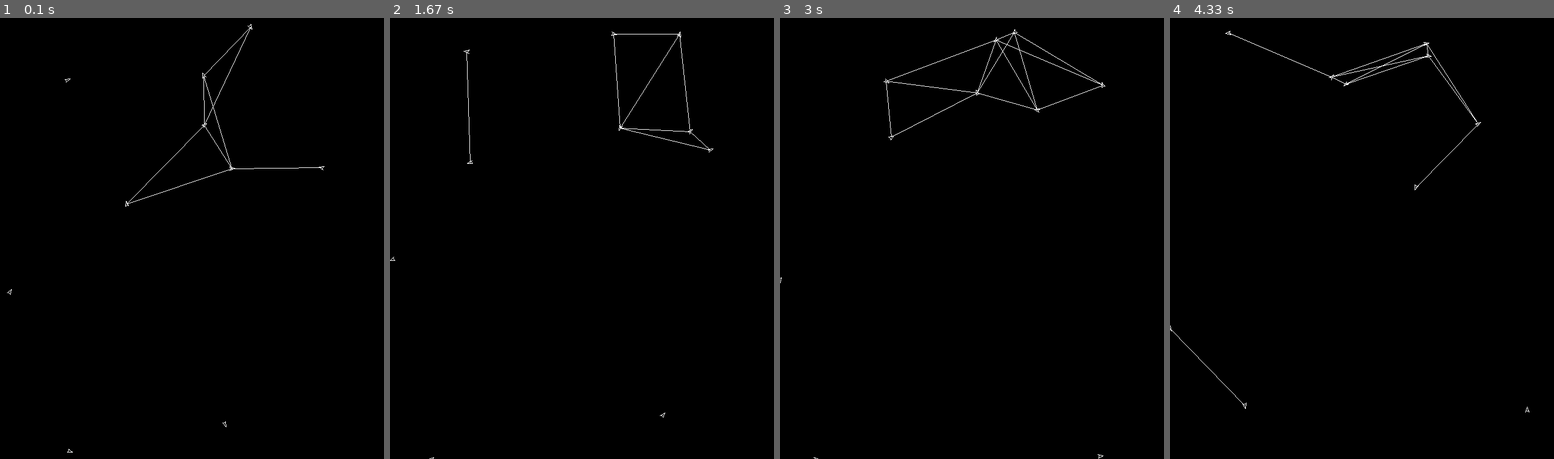
Above: before the commit, frames 1-4 (left to right).
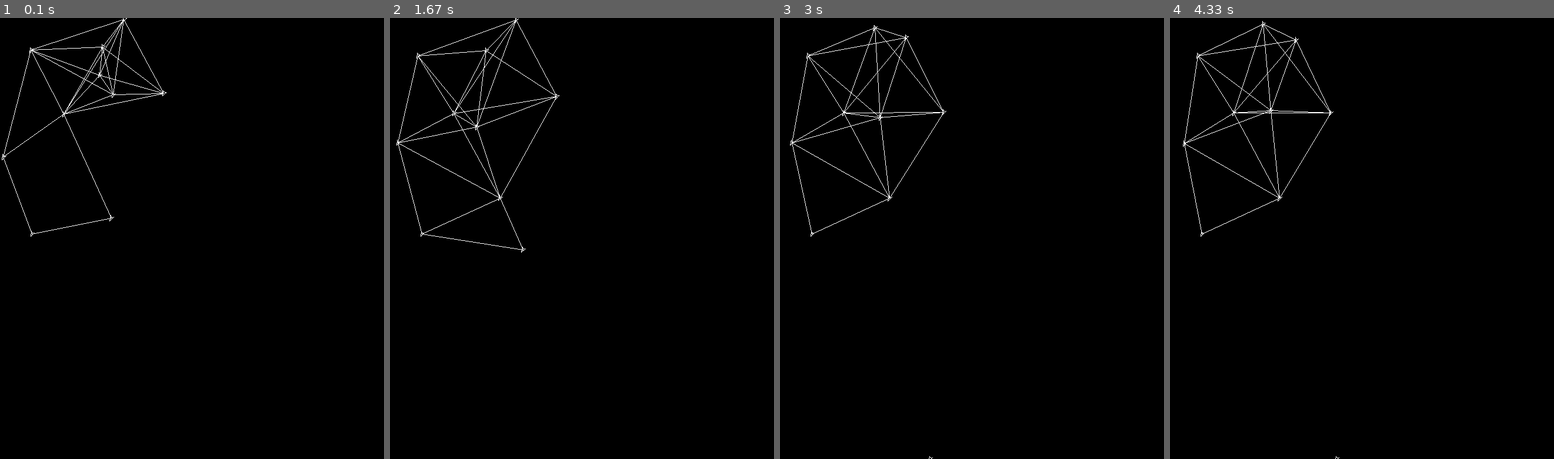
Above: after the commit, the same moments.

Repository: LouisDeOliveira/Projet_VA
Game: pygame game, started from pygame_test.py
Two runs of this game, one before a commit and one after it. Both use one fixed random seed, a clock stepped at 60 frames per second and the inputs below.
Inputs:
- Up to frame 1 (0.1 s): no input
- Up to frame 2 (1.67 s): no input
- Up to frame 3 (3 s): no input
- Up to frame 4 (4.33 s): no input

The runs differ from the first frame. In frame 1, 0.8% of the frame differs, in the area x 0-85%, y 0-99%; in frame 2, 0.9%; in frame 3, 1.0%, in the area x 0-85%, y 1-100%; in frame 4, 0.9%.

Commit message:
Update pygame_test.py
premier essai implémentation des forces de ressorts, pb de stabilité selon les paramètres, voir a implémenter une méthode plus précise

Diff:
--- a/pygame_test.py
+++ b/pygame_test.py
@@ -2,9 +2,12 @@
 import math
 import uuid
 import random
+import numpy as np
 
 white = (255, 255, 255)
 red = (255, 0, 0)
+f = 0.1
+maxacc = 300.0
 
 
 class Drone():
@@ -26,8 +29,12 @@
     def __init__(self, x, y, speed, direction, size, id, env):
         self.speed = speed
         self.env = env
-        self.x = x
-        self.y = y
+        self.pos = np.array([x, y])
+        self.speed = np.array([0, 0])
+        self.acc = np.array([0, 0])
+        self.k = 1
+        self.l0 = 150
+        self.maxspeed = speed
         self.state = 'normal'
         self.battery = None
         self.dir = direction
@@ -36,25 +43,25 @@
         self.id = id
         self.destination = None
         self.inbox = []
-        self.message = {'sender_id':None, 'recipient_id':None, 'time':None, 'message':{'status':{'x':None, 'y':None, 'z':None, 'dir':None, 'speed':None, 'state':None, 'battery':None}, 'alert':{'verif':None, 'help':None, 't_x':None, 't_y':None, 't_z':None}}}
-
+        self.message = {'sender_id': None, 'recipient_id': None, 'time': None, 'message': {'status': {'x': None, 'y': None, 'z': None, 'dir': None,
+                                                                                                      'speed': None, 'state': None, 'battery': None}, 'alert': {'verif': None, 'help': None, 't_x': None, 't_y': None, 't_z': None}}}
 
     def make_message(self, recipient):
-        self.message['sender_id']=self.id
-        self.message['recipient_id']=recipient.id
+        self.message['sender_id'] = self.id
+        self.message['recipient_id'] = recipient.id
         self.message['time'] = t
-        self.message['message']['status']['x']=self.x
-        self.message['message']['status']['y']=self.y
-        self.message['message']['status']['z']=self.z
-        self.message['message']['status']['dir']=self.dir
-        self.message['message']['status']['speed']=self.speed
-        self.message['message']['status']['state']=self.state
-        self.message['message']['status']['battery']=self.battery
+        self.message['message']['status']['x'] = self.x
+        self.message['message']['status']['y'] = self.y
+        self.message['message']['status']['z'] = self.z
+        self.message['message']['status']['dir'] = self.dir
+        self.message['message']['status']['speed'] = self.speed
+        self.message['message']['status']['state'] = self.state
+        self.message['message']['status']['battery'] = self.battery
 
         if self.target != None:
-            self.message['message']['alert']['t_x']=self.target.x
-            self.message['message']['alert']['t_y']=self.target.y
-            self.message['message']['alert']['t_z']=self.target.z
+            self.message['message']['alert']['t_x'] = self.target.x
+            self.message['message']['alert']['t_y'] = self.target.y
+            self.message['message']['alert']['t_z'] = self.target.z
 
     def read_message(self):
         pass
@@ -65,15 +72,12 @@
     def score(self):
         pass
 
-
-
-
     def display(self):
         """ Dessine le drone sur l'écran """
 
         a = self.dir
-        x = self.x
-        y = self.y
+        x = self.pos[0]
+        y = self.pos[1]
         s = self.size
 
         pygame.draw.line(screen, white,
@@ -141,7 +145,6 @@
 
     def target_agent(self):
         """ Attribue en tant que cible la cible la plus proche du champ de vision du drone si celui-ci n'en a pas déjà une """
-
 
         if self.target == None:
             min_distance = math.inf
@@ -167,7 +170,6 @@
     """ Voir drone
         targeted : Boolean : True si ciblé par un Drone """
 
-
     def __init__(self, x, y, speed, direction, size, id, env):
         self.id = id
         self.speed = speed
@@ -219,7 +221,7 @@
         self.Agent_list = []
         for _ in range(n_drones):
             self.Agent_list.append(Drone(random.random(
-            )*self.width, random.random()*self.height, 100, -90, 5, int(uuid.uuid1()), self))
+            )*self.width/2, random.random()*self.height/2, 100, -90, 5, int(uuid.uuid1()), self))
         for _ in range(n_targets):
             self.Agent_list.append(Target(random.random(
             )*self.width, random.random()*self.height, 5, -90, 5, int(uuid.uuid1()), self))
@@ -228,24 +230,58 @@
         for agent in self.Agent_list:
             agent.step()
 
+    def update(self):
+        for agentA in self.Agent_list:
+            ax = 0
+            ay = 0
+            for agentB in self.Agent_list:
+                if agentA.id != agentB.id and agentB in agentA.neighbours():
+                    ax += agentA.k*(distance(agentA, agentB) -
+                                    agentA.l0)*vect_AB(agentA, agentB)[0]-f*agentA.speed[0]
+                    ay += agentA.k*(distance(agentA, agentB) -
+                                    agentA.l0)*vect_AB(agentA, agentB)[1]-f*agentA.speed[1]
+
+            agentA.acc = np.array([ax, ay])
+
+        for agent in self.Agent_list:
+            agent.speed[0] = agent.speed[0] + dt*agent.acc[0]
+            agent.speed[1] = agent.speed[1] + dt*agent.acc[1]
+            agent.pos[0] = agent.pos[0] + dt*agent.speed[0]
+            agent.pos[1] = agent.pos[1] + dt*agent.speed[1]
+
+            if agent.pos[0] < 0:
+                agent.pos[0] = 0
+                agent.speed[0] = 0
+            if agent.pos[0] > self.width:
+                agent.pos[0] = self.width
+                agent.speed[0] = 0
+            if agent.pos[1] < 0:
+                agent.pos[1] = 0
+                agent.speed[1] = 0
+            if agent.pos[1] > self.height:
+                agent.pos[1] = self.height
+                agent.speed[1] = 0
+
     def draw_graph(self):
         """ Dessine le graphe reliant les Drones à portée de communication (càd qui sont voisins)"""
-        edge_list=[]
+        edge_list = []
         for agent in self.Agent_list:
             if type(agent) == Drone:
                 for neighbour in agent.neighbours():
-                    if type(neighbour)==Drone:
-                        if [(neighbour.x,neighbour.y),(agent.x,agent.y)] not in edge_list and [(agent.x,agent.y),(neighbour.x,neighbour.y)] not in edge_list:
-                            edge_list.append([(neighbour.x,neighbour.y),(agent.x,agent.y)])
+                    if type(neighbour) == Drone:
+                        if [(neighbour.pos[0], neighbour.pos[1]), (agent.pos[0], agent.pos[1])] not in edge_list and [(agent.pos[0], agent.pos[1]), (neighbour.pos[0], neighbour.pos[1])] not in edge_list:
+                            edge_list.append(
+                                [(neighbour.pos[0], neighbour.pos[1]), (agent.pos[0], agent.pos[1])])
 
         for edge in edge_list:
-            pygame.draw.line(screen,white,(edge[0][0],edge[0][1]),(edge[1][0],edge[1][1]))
+            pygame.draw.line(
+                screen, white, (edge[0][0], edge[0][1]), (edge[1][0], edge[1][1]))
 
 
 def distance(Agent1, Agent2):
     """ distance entre deux agents """
-    x1, y1 = Agent1.x, Agent1.y
-    x2, y2 = Agent2.x, Agent2.y
+    x1, y1 = Agent1.pos
+    x2, y2 = Agent2.pos
 
     d = math.sqrt((x1-x2)**2+(y1-y2)**2)
     return d
@@ -255,6 +291,13 @@
     """ distance entre deux points """
     d = math.sqrt((x1-x2)**2+(y1-y2)**2)
     return d
+
+
+def vect_AB(agentA, agentB):
+    v_x = agentB.pos[0]-agentA.pos[0]
+    v_y = agentB.pos[1]-agentA.pos[1]
+
+    return np.array([v_x, v_y])/np.sqrt(v_x**2+v_x**2)
 
 
 if __name__ == '__main__':
@@ -275,7 +318,7 @@
             if event.type == pygame.QUIT:
                 Running = False
 
-        env.step()
+        env.update()
         for agent in env.Agent_list:
             agent.display()
         env.draw_graph()
